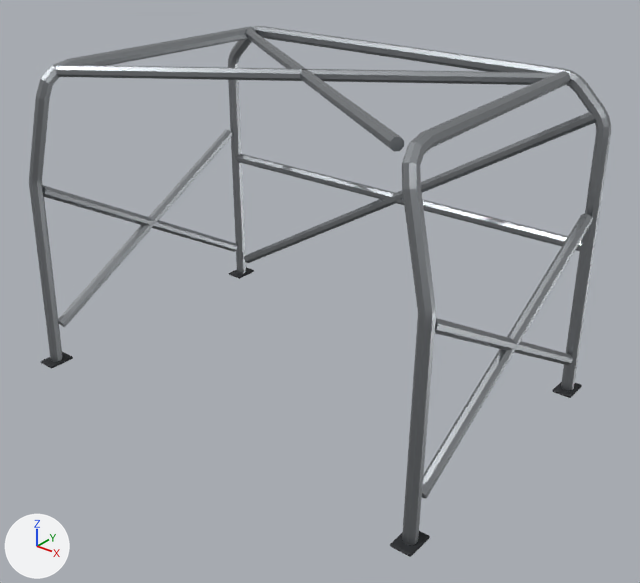
The glTF model assets/parts/interior/roll_cage_welded/brute_500.glb as it was, and as the next commit left it.
Both versions are drawn from a 50 mm lens placed at (1.8, -2.35, 1.2), pointed at (0.09, -0.21, -0.12). Every picture has the same lights, and +X, +Y and +Z are marked at lower left. The picture after the commit comes second. Where no turn or scale is listed for an object, it has been applied to the vertices. Vertices at exactly the same position are counted once.

The older version as bpy lines, for what is in view:
```python
me_model = bpy.data.meshes.new('model')
me_model.from_pydata(...)  # 590 vertices, 1120 faces; spans x -0.83..0.83, y -0.56..0.56, z -0.56..0.56
# faces by material slot: [864, 256]
me_model.materials.append(mat_raw_metal)  # grey #a3a7ab
me_model.materials.append(mat_car_atlas)  # picture img_car_atlas
ob_model = bpy.data.objects.new('model', me_model)
ob_model.location = (0.0, -0.189, 0.06)
```
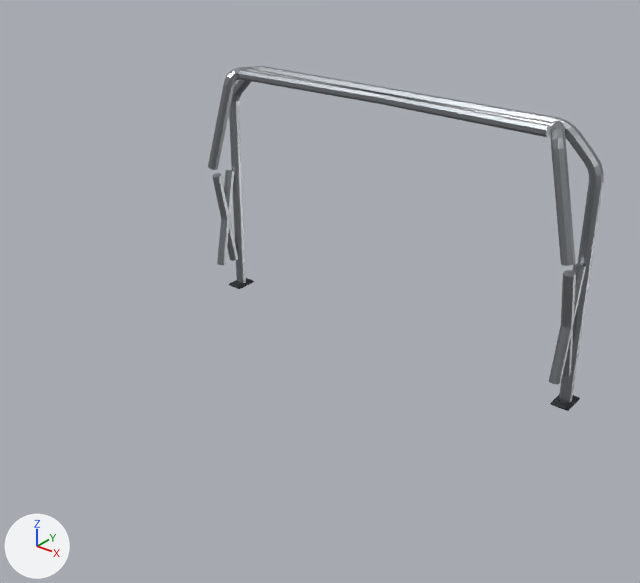
What differs and where, as boxes [x1, y1, x2, y2] in the pictures (640 x 583 px; the box of a moved part takes in the faces that stretch with it):
'model', reshaped, moved (32% narrower, 35% shorter): before [29, 26, 611, 557]; after [208, 66, 604, 411]
part 1 of me_model, moved or reshaped: before [56, 65, 556, 85]; after [239, 70, 554, 126]
part 2 of me_model, moved or reshaped: before [246, 29, 404, 151]; after [247, 68, 551, 137]
part 3 of me_model, moved or reshaped: before [552, 382, 582, 398]; after [550, 395, 580, 411]
part 4 of me_model, moved or reshaped: before [229, 267, 254, 279]; after [229, 278, 254, 289]
part 5 of me_model, added: after [229, 66, 604, 403]
part 6 of me_model, added: after [550, 121, 575, 266]
part 7 of me_model, added: after [208, 67, 253, 170]
part 8 of me_model, added: after [549, 264, 586, 385]
part 9 of me_model, added: after [561, 270, 576, 376]
part 10 of me_model, added: after [217, 170, 234, 265]
part 11 of me_model, added: after [212, 173, 238, 261]
part 12 of me_model, deleted: before [228, 26, 611, 390]
part 13 of me_model, deleted: before [390, 531, 430, 557]
part 14 of me_model, deleted: before [41, 352, 73, 369]
part 15 of me_model, deleted: before [244, 112, 595, 263]
part 16 of me_model, deleted: before [236, 154, 582, 251]
part 17 of me_model, deleted: before [402, 71, 593, 545]
part 18 of me_model, deleted: before [29, 26, 255, 362]

Patch to the scene script:
```diff
--- a/assets/parts/interior/roll_cage_welded/brute_500.glb.py
+++ b/assets/parts/interior/roll_cage_welded/brute_500.glb.py
@@ me_model @@
 # used by ob_model
-me_model.from_pydata(...)  # 590 vertices, 1120 faces; spans x -0.83..0.83, y -0.56..0.56, z -0.56..0.56
+me_model.from_pydata(...)  # 422 vertices, 800 faces; spans x -0.83..0.83, y -0.11..0.11, z -0.51..0.51
+# me_model part 1: the loose piece of 18 vertices spanning x -0.67..0.67, y -0.45..0.47, z 0.52..0.56 is turned -32.5 degrees about the z axis through its middle and scaled by 0.826, then moved by (0.0, -0.02, -0.05)
+# me_model part 2: the loose piece of 18 vertices spanning x -0.67..0.67, y -0.45..0.47, z 0.52..0.56 is turned 32.5 degrees about the z axis through its middle and scaled by 0.826, then moved by (0.0, -0.02, -0.05)
+# me_model part 3: the loose piece of 34 vertices spanning x 0.76..0.83, y 0.46..0.56, z -0.56..-0.55 is moved by (0.0, -0.45, 0.05)
+# me_model part 4: the loose piece of 34 vertices spanning x -0.83..-0.76, y 0.46..0.56, z -0.56..-0.55 is moved by (0.0, -0.45, 0.05)
+# me_model part 5: a new loose piece of 146 vertices spanning x -0.82..0.82, y 0.04..0.08, z -0.51..0.51, in mat_raw_metal (grey #a3a7ab)
+# me_model part 6: a new loose piece of 50 vertices spanning x 0.64..0.82, y -0.11..0.04, z 0.08..0.51, in mat_raw_metal (grey #a3a7ab)
+# me_model part 7: a new loose piece of 50 vertices spanning x -0.82..-0.64, y -0.11..0.04, z 0.08..0.51, in mat_raw_metal (grey #a3a7ab)
+# me_model part 8: a new loose piece of 18 vertices spanning x 0.78..0.82, y -0.08..0.03, z -0.37..0.05, in mat_raw_metal (grey #a3a7ab)
+# me_model part 9: a new loose piece of 18 vertices spanning x 0.78..0.82, y -0.08..0.03, z -0.37..0.05, in mat_raw_metal (grey #a3a7ab)
+# me_model part 10: a new loose piece of 18 vertices spanning x -0.82..-0.78, y -0.08..0.03, z -0.37..0.05, in mat_raw_metal (grey #a3a7ab)
+# me_model part 11: a new loose piece of 18 vertices spanning x -0.82..-0.78, y -0.08..0.03, z -0.37..0.05, in mat_raw_metal (grey #a3a7ab)
+# me_model part 12: the loose piece of 146 vertices spanning x -0.82..0.82, y 0.49..0.53, z -0.56..0.56 is deleted
+# me_model part 13: the loose piece of 34 vertices spanning x 0.76..0.83, y -0.56..-0.46, z -0.56..-0.55 is deleted
+# me_model part 14: the loose piece of 34 vertices spanning x -0.83..-0.76, y -0.56..-0.46, z -0.56..-0.55 is deleted
+# me_model part 15: the loose piece of 18 vertices spanning x -0.77..0.79, y 0.49..0.53, z -0.49..0.45 is deleted
+# me_model part 16: the loose piece of 18 vertices spanning x -0.8..0.8, y 0.49..0.53, z -0.02..0.01 is deleted
+# me_model part 17
+# 118 vertices are removed from x 0.64..0.82, y -0.53..0.48, z -0.56..0.56
+# 224 faces are deleted
+# me_model part 18
+# 118 vertices are removed from x -0.82..-0.64, y -0.53..0.48, z -0.56..0.56
+# 224 faces are deleted
 me_model.materials.append(mat_raw_metal)
@@ ob_model @@
 ob_model = bpy.data.objects.new('model', me_model)
-ob_model.location = (0.0, -0.189, 0.06)
+ob_model.location = (0.0, 0.26, -0.044)
```
